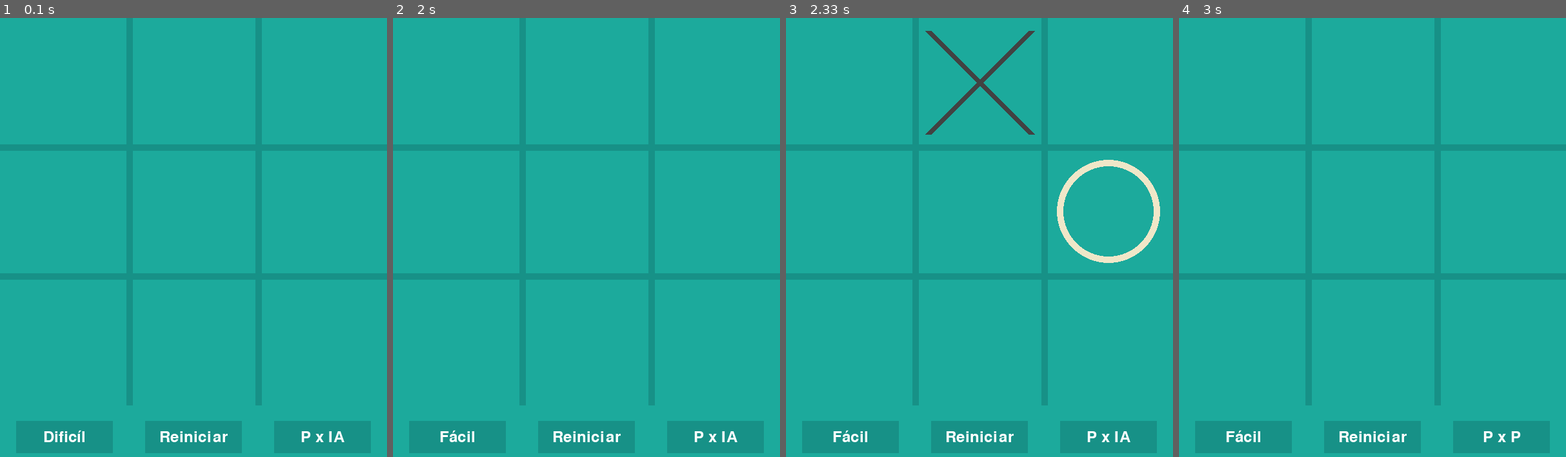
Above: before the commit, frames 1-4 (left to right).
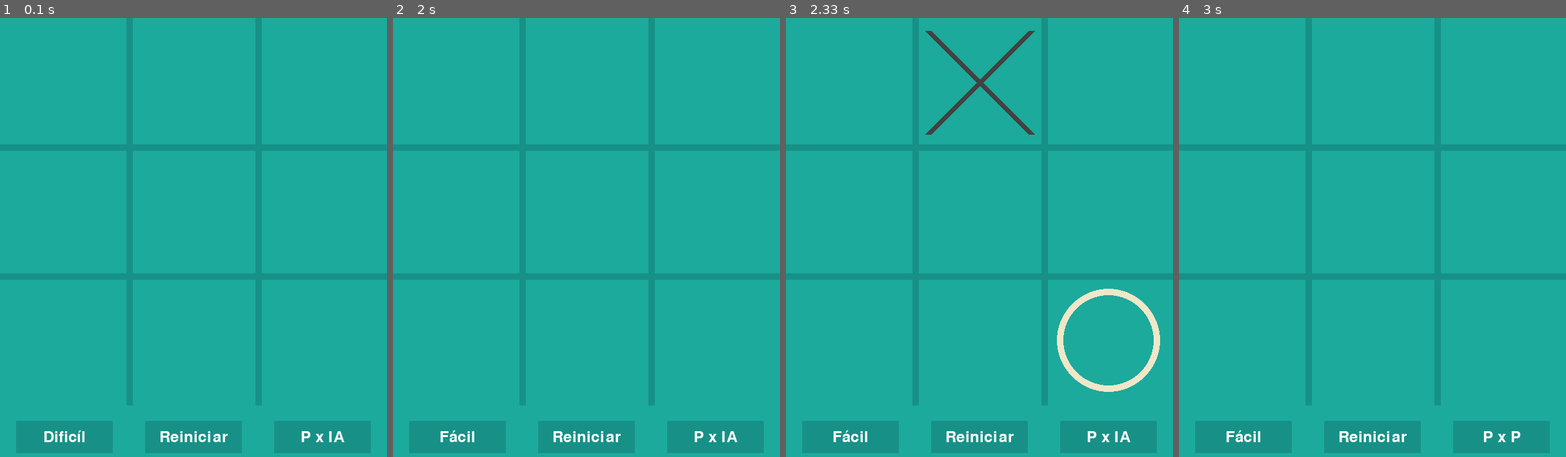
Above: after the commit, the same moments.

Repository: Guimathis/Inteligencia-Artificial-MiniMax-Trabalho-1
Game: pygame game, started from Interface/GUI/GUImain.py
Two runs of this game, one before a commit and one after it. Both use one fixed random seed, a clock stepped at 60 frames per second and the inputs below.
Inputs (mouse positions are in pixels of both pictures, inside the frame that each line leads up to):
- Up to frame 1 (0.1 s): no input
- Up to frame 2 (2 s): click (586, 241) at 0.38 s; click (458, 435) at 1.72 s
- Up to frame 3 (2.33 s): click (987, 92) at 2.05 s
- Up to frame 4 (3 s): click (1500, 435) at 2.88 s

Frames 1-2 are identical in both runs. In frame 3, 2.3% of the frame differs, in the area x 70-97%, y 32-86%; in frame 4, nothing differs.

Commit message:
Correções de erros e melhorias

Diff:
--- a/IA/IA.py
+++ b/IA/IA.py
@@ -129,20 +129,7 @@
     for jogada in jogadas:
         tabuleiro[jogada[0]][jogada[1]] = 'O'  # simula a jogada
 
-        # Jogada aleatória
-        if dificuldade == 1:
-            melhor_jogada = jogada_aleatória(tabuleiro)
-
-        # Se estiver no médio, chance de 66.66% para chamar o Minimax
-        rng = random.randrange(0, 3)
-        if dificuldade == 2 and rng in (0, 1):
-            valor = minimax(tabuleiro, False, float('-inf'), float('inf'))
-        elif dificuldade == 2:  # 33.33% de chance de jogar aleatóriamente
-            melhor_jogada = jogada_aleatória(tabuleiro)
-
-        # Se estiver no difícil usa sempre o minimax para escolher a jogada
-        if dificuldade == 3:
-            valor = minimax(tabuleiro, False, float('-inf'), float('inf'))
+        valor = minimax(tabuleiro, False, float('-inf'), float('inf'))
 
         tabuleiro[jogada[0]][jogada[1]] = ' '  # Desfaz a jogada simulada
 
--- a/Interface/GUI/GUImain.py
+++ b/Interface/GUI/GUImain.py
@@ -2,6 +2,7 @@
 
 from IA.IA import *
 from Interface.GUI.constantes import *
+from Interface.TEXTUAL.main import jogada_IA
 from jogo.jogador import trocar_jogador
 from jogo.tabuleiro import novo_tabuleiro
 
@@ -12,6 +13,7 @@
 altura_janela = 600
 largura_janela = 700
 janela = display.set_mode((altura_janela, largura_janela))
+pygame.display.set_caption('Jogo da Velha IA')
 
 
 # Desenha o tabuleiro
@@ -203,8 +205,8 @@
             if modo_de_jogo == 'P x IA':
                 # Jogada da IA se for a vez do jogador 'O'
                 if jogando and jogador_atual == 'O' and jogadas_possiveis(tabuleiro):
-                    jogadaIA = melhor_jogadaIA(tabuleiro, dificuldade)  # Escolhe a melhor jogada
-                    tabuleiro[jogadaIA[0]][jogadaIA[1]] = jogador_atual
+
+                    jogada_IA(tabuleiro, dificuldade, jogador_atual)  # Executa a jogada da IA com base na dificuldade
                     desenhar_tabuleiro(tabuleiro)
                     if fim_de_jogo(tabuleiro):
                         jogando = False
--- a/Interface/TEXTUAL/main.py
+++ b/Interface/TEXTUAL/main.py
@@ -74,7 +74,7 @@
             print("Empate!")
             break
         try:
-            if jogador_atual == 'X':
+            if jogador_atual == 'X':  # Executa a jogada do jogador
                 jogada = ler_jogada(jogador_atual)
                 if jogada is None:
                     print('\nPartida encerrada, voltando ao menu:\n')
@@ -83,15 +83,30 @@
                     print("Posição já ocupada! Tente novamente.")
                     continue
                 tabuleiro[jogada['linha']][jogada['coluna']] = jogador_atual
-            else:
-                jogadaIA = melhor_jogadaIA(tabuleiro, dificuldade)
-                tabuleiro[jogadaIA[0]][jogadaIA[1]] = jogador_atual
-
+            else:  # Executa a jogada da IA com base na dificuldade
+                jogada_IA(tabuleiro, dificuldade, jogador_atual)
         except (ValueError, IndexError, TypeError):  # Tratamento de exceções para evitar encerramentos inesperados
             print("Entrada inválida, insira uma posição valida:")
             continue
         jogador_atual = trocar_jogador(jogador_atual)  # Altera o jogador para a proxima iteração
 
 
+def jogada_IA(tabuleiro, dificuldade, jogador_atual):
+    # Jogada aleatória
+    if dificuldade == 1:
+        jogadaIA = jogada_aleatória(tabuleiro)
+        tabuleiro[jogadaIA[0]][jogadaIA[1]] = jogador_atual
+        print('A IA jogou aleatóriamente na posição: (', jogadaIA[0] + 1, ',', jogadaIA[1] + 1, ')')
+
+    # Se estiver no médio, chance de 50% para jogar aleatóriamente
+    rng = random.randrange(0, 2)
+    if dificuldade == 2 and rng == 0:
+        jogadaIA = jogada_aleatória(tabuleiro)
+        tabuleiro[jogadaIA[0]][jogadaIA[1]] = jogador_atual
+        print('\nA IA jogou aleatóriamente na posição: (', jogadaIA[0] + 1, ',', jogadaIA[1] + 1, ')')
+    elif dificuldade == 3 or (dificuldade == 2 and rng == 1):
+        jogadaIA = melhor_jogadaIA(tabuleiro, dificuldade)
+        tabuleiro[jogadaIA[0]][jogadaIA[1]] = jogador_atual
+
 if __name__ == '__main__':
     loop_opções_execução()  # Inicia o jogo
